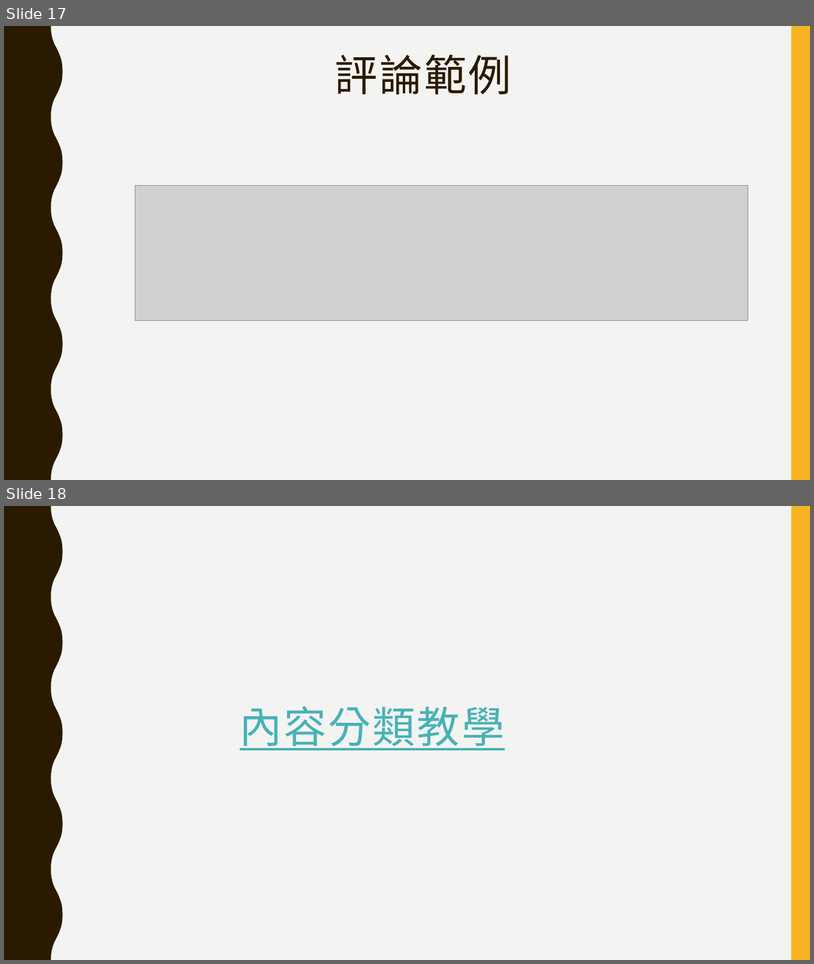
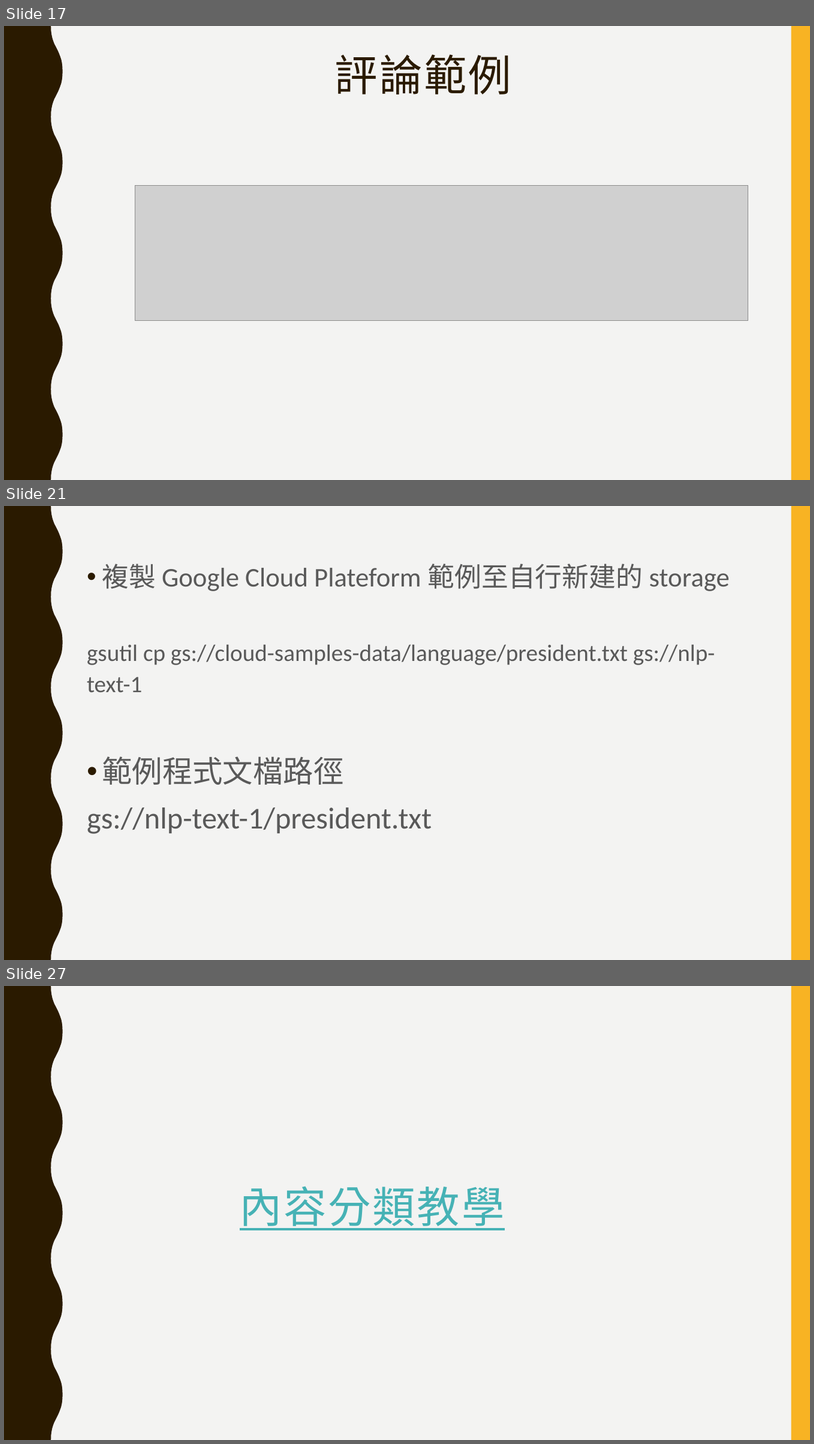
Before and after one commit to jumbokh/gcp_class, a slide deck: NLP/Natural Language API.pptx. Shown one above the other, each under a label of ours: slides 17 and 18 before the commit, slides 17, 21 and 27 after it; the slides between them are not shown. The pictures are 814x964 and 814x1444 pixels, drawn with LibreOffice and Linux fonts; fonts in the diff are those of the drawing; grey boxes stand for pictures. Boxes give left, top, right and bottom in pixels: in the first picture for what was removed or moved away, otherwise in the second. Text is boxed around its words. In the diff, an @@ line names an element or a change of style, - is before the commit and + after.

```diff
--- a/NLP/Natural Language API.pptx
+++ b/NLP/Natural Language API.pptx
@@ slide 21 added at [4, 506, 810, 960], background #F3F3F2; not listed: 2 template elements that a slide beside it also shows @@
@@ text added at [87, 564, 730, 834], 28 pt, text #595959 @@
+• 複製 Google Cloud Plateform 範例至自行新建的 storage
+gsutil cp gs://cloud-samples-data/language/president.txt gs://nlp-text-1
+• 範例程式文檔路徑
+gs://nlp-text-1/president.txt
@@ what was slide 18 is now slide 27 @@
```
Also in this commit, not shown: 8 other slides added, 8 other files.
